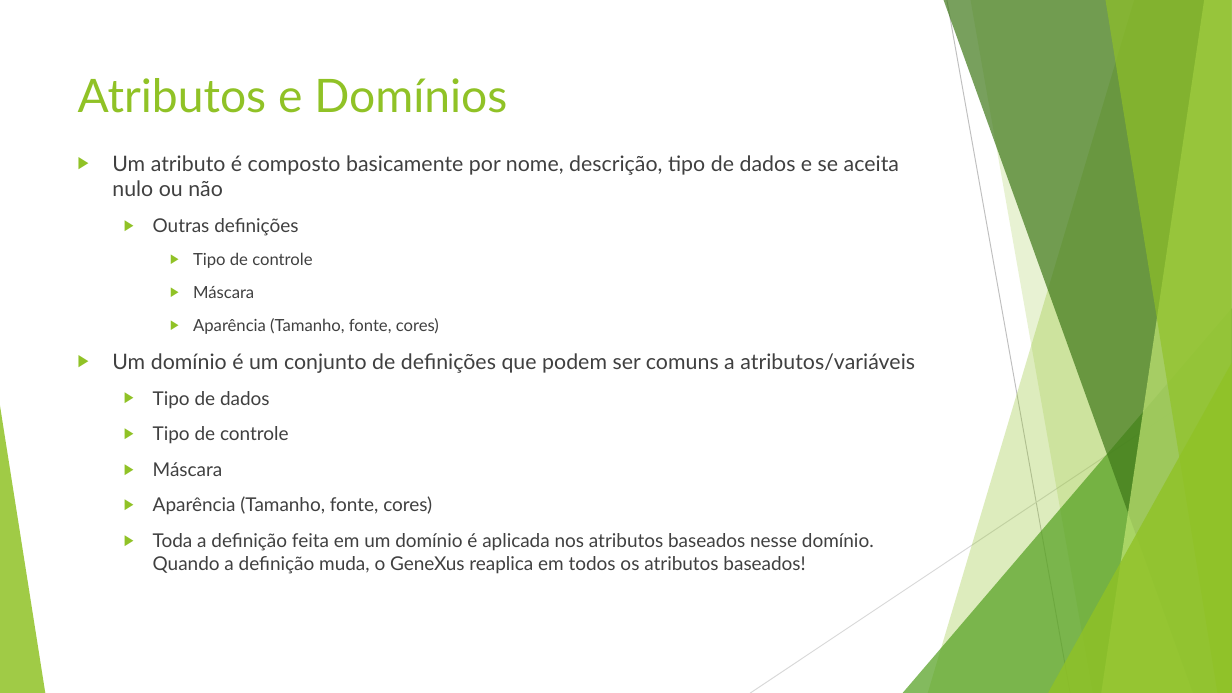
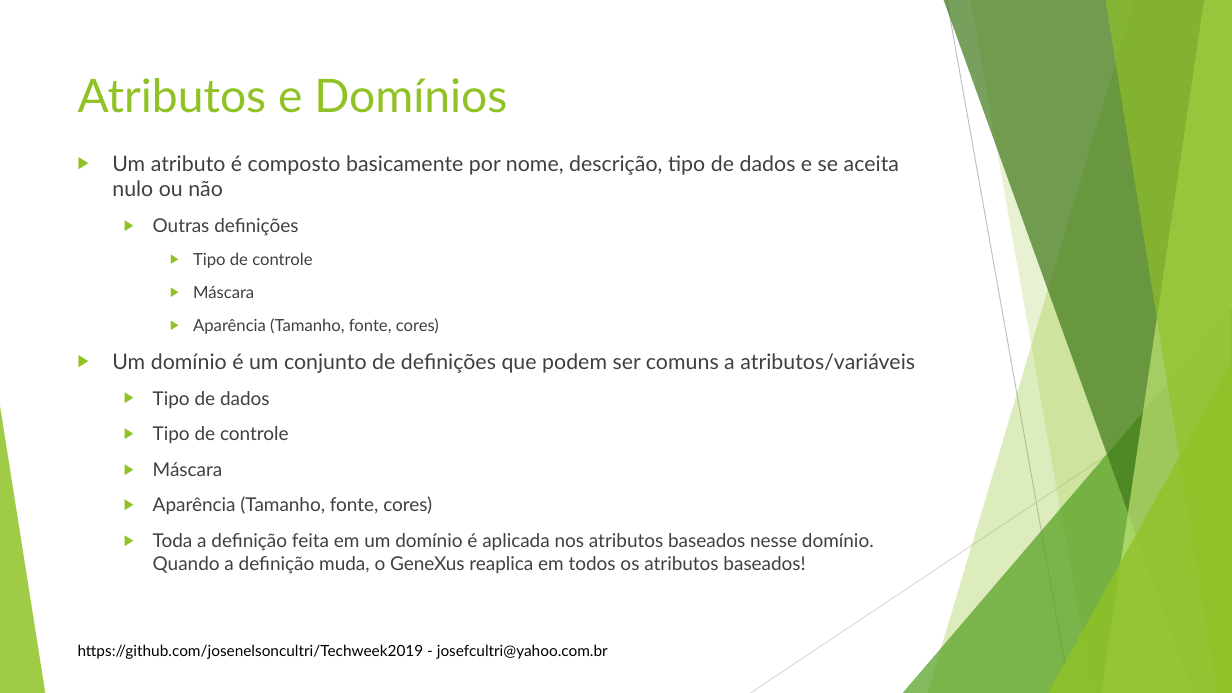
Before and after one commit to josenelsoncultri/Techweek2019, a slide deck: slide 9 of Techweek2019.pptx (slide 8 before the commit). Drawn at 1232x693 pixels with LibreOffice and Linux fonts; fonts in the diff are those of the drawing; background and template pictures are left out. Boxes give left, top, right and bottom in pixels: in the first picture for what was removed or moved away, otherwise in the second. Text is boxed around its words. In the diff, an @@ line names an element or a change of style, - is before the commit and + after.

```diff
--- a/Techweek2019.pptx
+++ b/Techweek2019.pptx
@@ text added at <box>78,644,608,659</box>, 12 pt, text #000000 @@
+https://github.com/josenelsoncultri/Techweek2019 - josefcultri@yahoo.com.br
```
Also in this commit, not shown: 14 other slides changed, 2 slides added.
